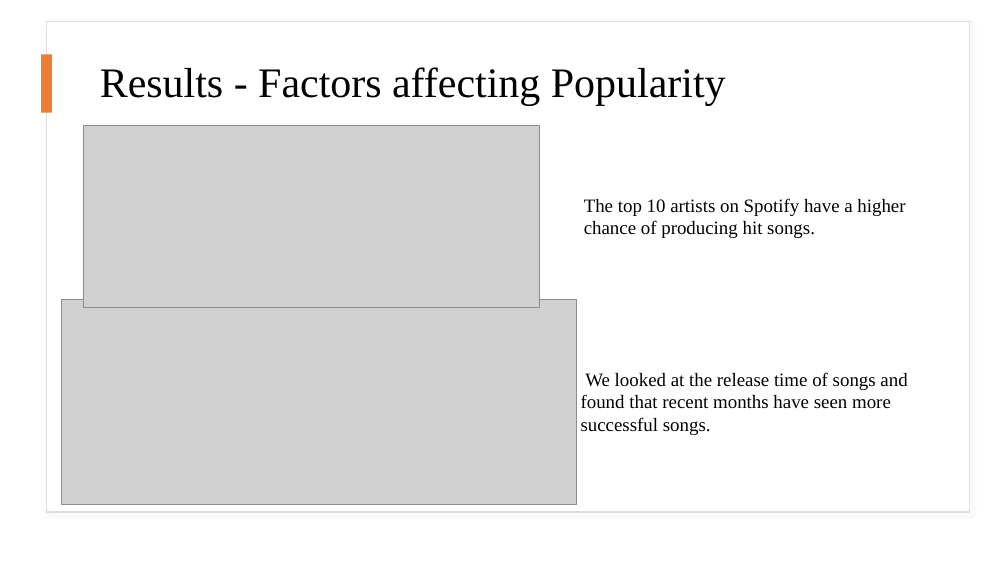
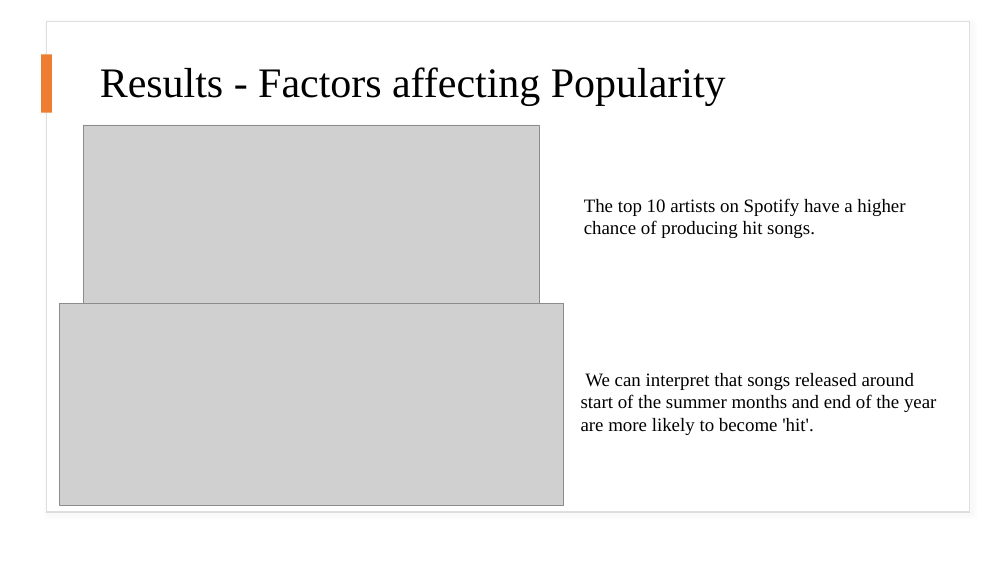
Before and after one commit to olincollege/spotify-hitsongs, a slide deck: slide 6 of presentation-spotify-hitsongs.pptx. Drawn at 1008x567 pixels with LibreOffice and Linux fonts; fonts in the diff are those of the drawing; grey boxes stand for pictures. Boxes give left, top, right and bottom in pixels: in the first picture for what was removed or moved away, otherwise in the second. Text is boxed around its words. In the diff, an @@ line names an element or a change of style, - is before the commit and + after.

Commit message:
Fixed issues in release date visualization

```diff
--- a/presentation-spotify-hitsongs.pptx
+++ b/presentation-spotify-hitsongs.pptx
@@ picture: place and size @@
-picture at (62, 299, 577, 504)
+picture at (59, 304, 563, 506)
@@ text at (581, 373, 936, 435): text changed @@
-We looked at the release time of songs and found that recent months have seen more successful songs.
+We can interpret that songs released around start of the summer months and end of the year are more likely to become 'hit'.
```
Also in this commit, not shown: 4 other files.
